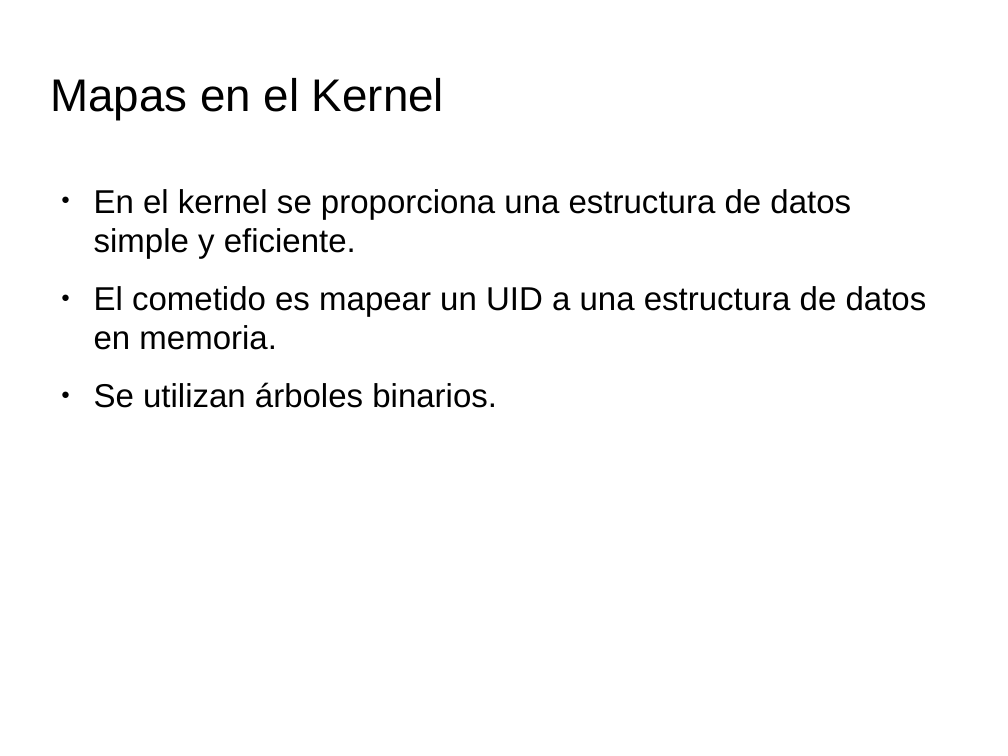
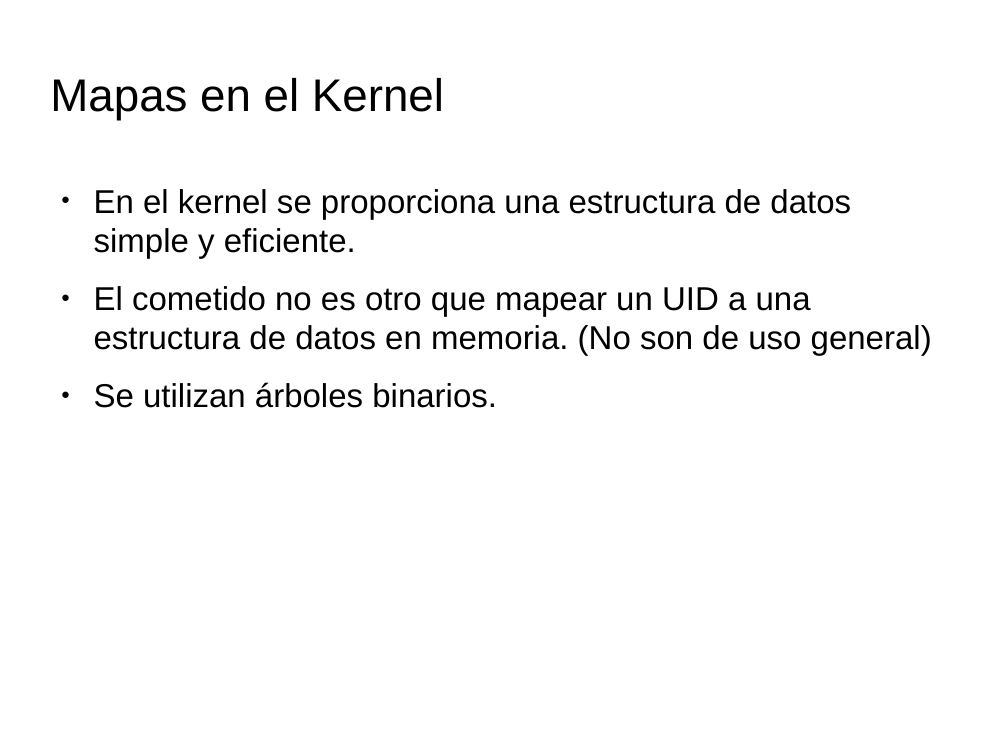
Before and after one commit to tombe85/lin, a slide deck: slide 5 of presentacion/EstructurasDeDatosKernel.odp. Drawn at 1008x756 pixels with LibreOffice and Linux fonts; fonts in the diff are those of the drawing; background and template pictures are left out. Boxes give left, top, right and bottom in pixels: in the first picture for what was removed or moved away, otherwise in the second. Text is boxed around its words. In the diff, an @@ line names an element or a change of style, - is before the commit and + after.

Commit message:
Avances presentación mapas

```diff
--- a/presentacion/EstructurasDeDatosKernel.odp
+++ b/presentacion/EstructurasDeDatosKernel.odp
@@ text at [94,286,932,356]: text changed @@
-● El cometido es mapear un UID a una estructura de datos en memoria.
+● El cometido no es otro que mapear un UID a una estructura de datos en memoria. (No son de uso general)
```
